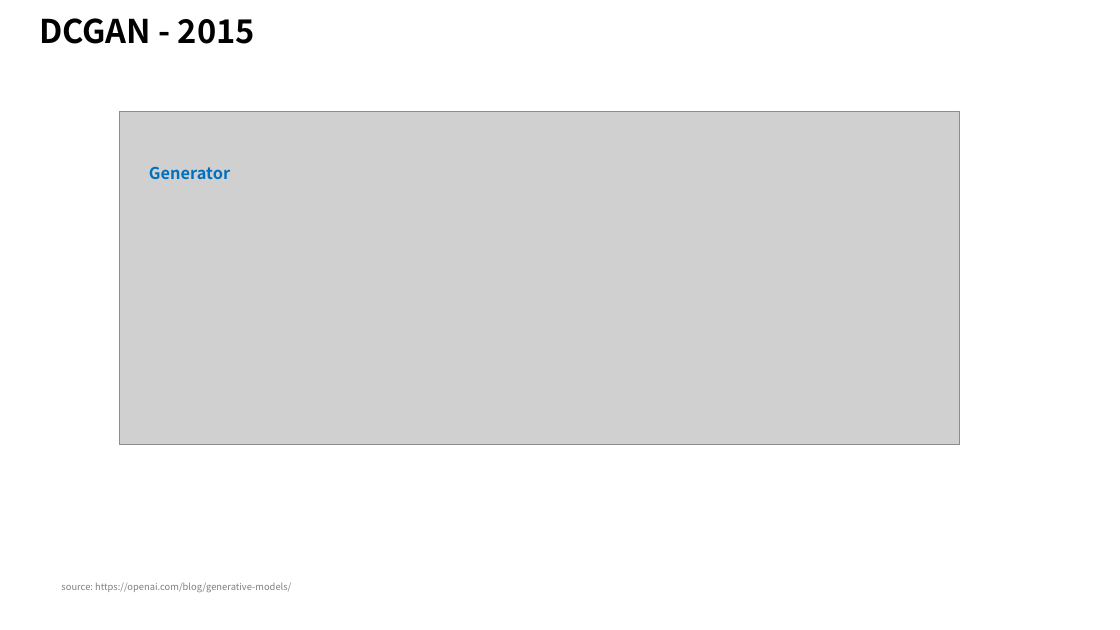
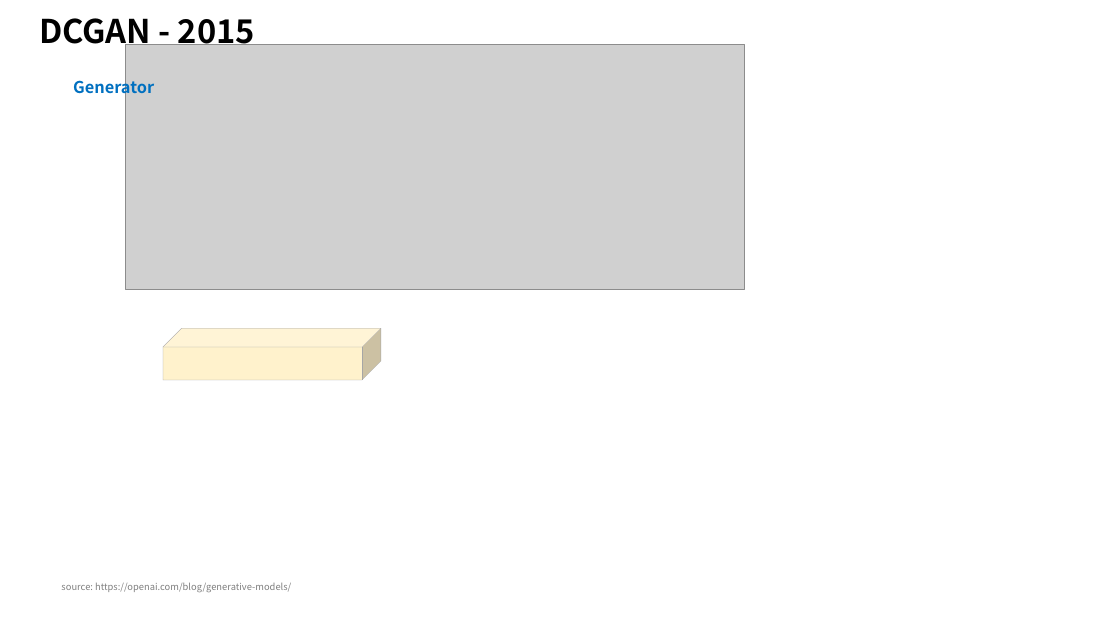
Before and after one commit to taylorguo/GAN_Understanding_Practicing, a slide deck: slide 4 of GAN_Understanding/GANunderstanding.pptx. Drawn at 1120x630 pixels with LibreOffice and Linux fonts; fonts in the diff are those of the drawing; grey boxes stand for pictures. Boxes give left, top, right and bottom in pixels: in the first picture for what was removed or moved away, otherwise in the second. Text is boxed around its words. In the diff, an @@ line names an element or a change of style, - is before the commit and + after.

```diff
--- a/GAN_Understanding/GANunderstanding.pptx
+++ b/GAN_Understanding/GANunderstanding.pptx
@@ picture: place and size @@
-picture at [120,112,960,444]
+picture at [126,45,745,290]
@@ text "Generator" rewrapped from [149,166,230,179] to [73,76,154,98] @@
@@ cube added at [163,329,381,381], fill #FFF2CC, outline #A6A6A6 0.25 pt @@
```
Also in this commit, not shown: 3 other files.
